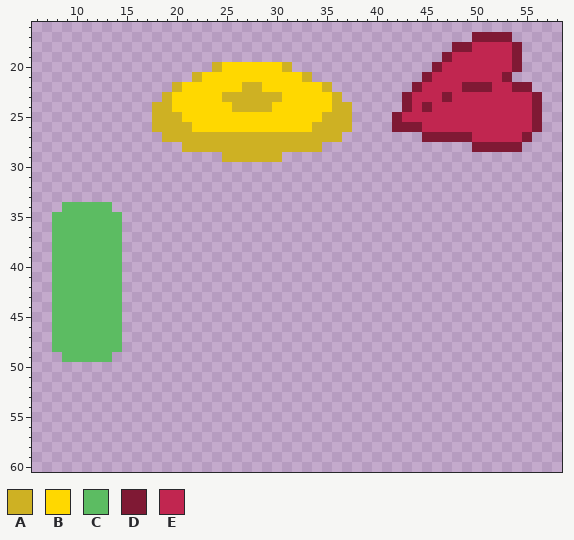
Two states of a pixel-art sprite, Assets/Sprites/plant-bit.png. Above: the version before the commit.
The file is 64x64 pixels. Shown: x 6..58, y 16..60.
Palette (. is transparent): A #ceb123  B #ffd800  C #5cbc62  D #7f1934  E #c12650
Pixels before, first column x 8:
17 ..........................................DDDD...
18 ........................................DDEEEED..
19 .......................................DEEEEEED..
20 ................ABBBBBBA..............DEEEEEEED..
21 ..............ABBBBBBBBBBA...........DEEEEEEED...
22 ............ABBBBBBAABBBBBBA........DEEEEDDDEEDD.
23 ...........ABBBBBAAAAAABBBBBA......DEEEDEEEEEEEED
24 ..........AABBBBBBAAAABBBBBBAA.....DEDEEEEEEEEEED
25 ..........AAABBBBBBBBBBBBBBAAA....DEEEEEEEEEEEEED
26 ..........AAAABBBBBBBBBBBBAAAA....DDDEEEEEEEEEEED
27 ...........AAAAAAAAAAAAAAAAAA........DDDDDEEEEED.
28 .............AAAAAAAAAAAAAA...............DDDDD..
29 .................AAAAAA..........................
30 .................................................
31 .................................................
32 .................................................
33 .................................................
34 .CCCCC...........................................
35 CCCCCCC..........................................
36 CCCCCCC..........................................
37 CCCCCCC..........................................
38 CCCCCCC..........................................
39 CCCCCCC..........................................
40 CCCCCCC..........................................
41 CCCCCCC..........................................
42 CCCCCCC..........................................
43 CCCCCCC..........................................
44 CCCCCCC..........................................
45 CCCCCCC..........................................
46 CCCCCCC..........................................
47 CCCCCCC..........................................
48 CCCCCCC..........................................
49 .CCCCC...........................................
New version:
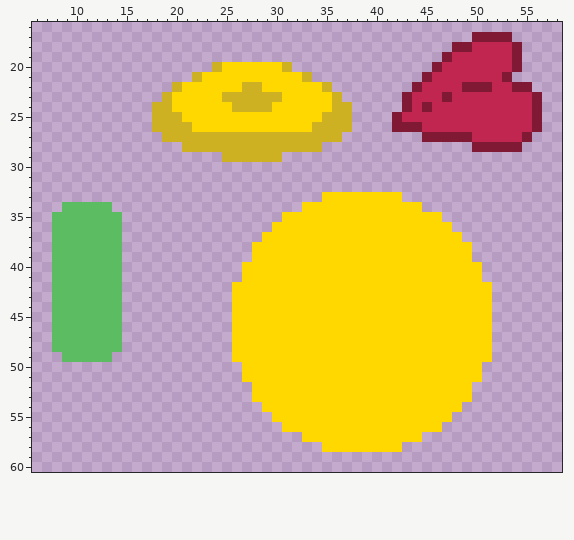
From old to new:
y 33: x 35..42 ........ -> BBBBBBBB
y 34: x 33..44 ............ -> BBBBBBBBBBBB
y 35: x 31..46 ................ -> BBBBBBBBBBBBBBBB
y 36: x 30..47 .................. -> BBBBBBBBBBBBBBBBBB
y 37: x 29..48 .................... -> BBBBBBBBBBBBBBBBBBBB
y 38..39: x 28..49 ...................... -> BBBBBBBBBBBBBBBBBBBBBB
y 40..41: x 27..50 ........................ -> BBBBBBBBBBBBBBBBBBBBBBBB
y 42..49: x 26..51 .......................... -> BBBBBBBBBBBBBBBBBBBBBBBBBB
y 50..51: x 27..50 ........................ -> BBBBBBBBBBBBBBBBBBBBBBBB
y 52..53: x 28..49 ...................... -> BBBBBBBBBBBBBBBBBBBBBB
y 54: x 29..48 .................... -> BBBBBBBBBBBBBBBBBBBB
y 55: x 30..47 .................. -> BBBBBBBBBBBBBBBBBB
y 56: x 31..46 ................ -> BBBBBBBBBBBBBBBB
y 57: x 33..44 ............ -> BBBBBBBBBBBB
y 58: x 35..42 ........ -> BBBBBBBB
Boxes around the changes in both pictures, in picture pixels (x1, y1, x2, y2):
added: (232, 192, 492, 452)
